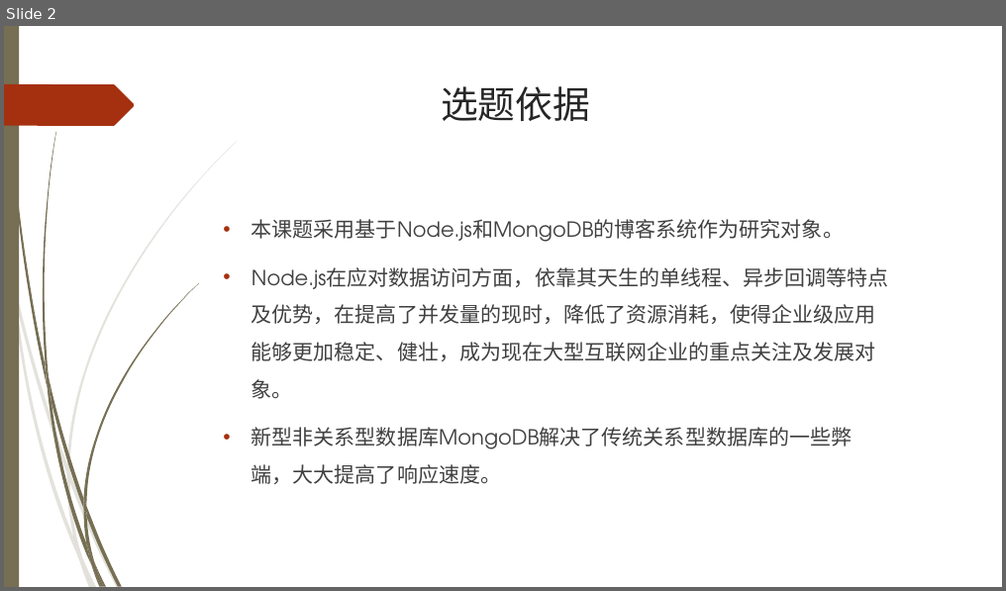
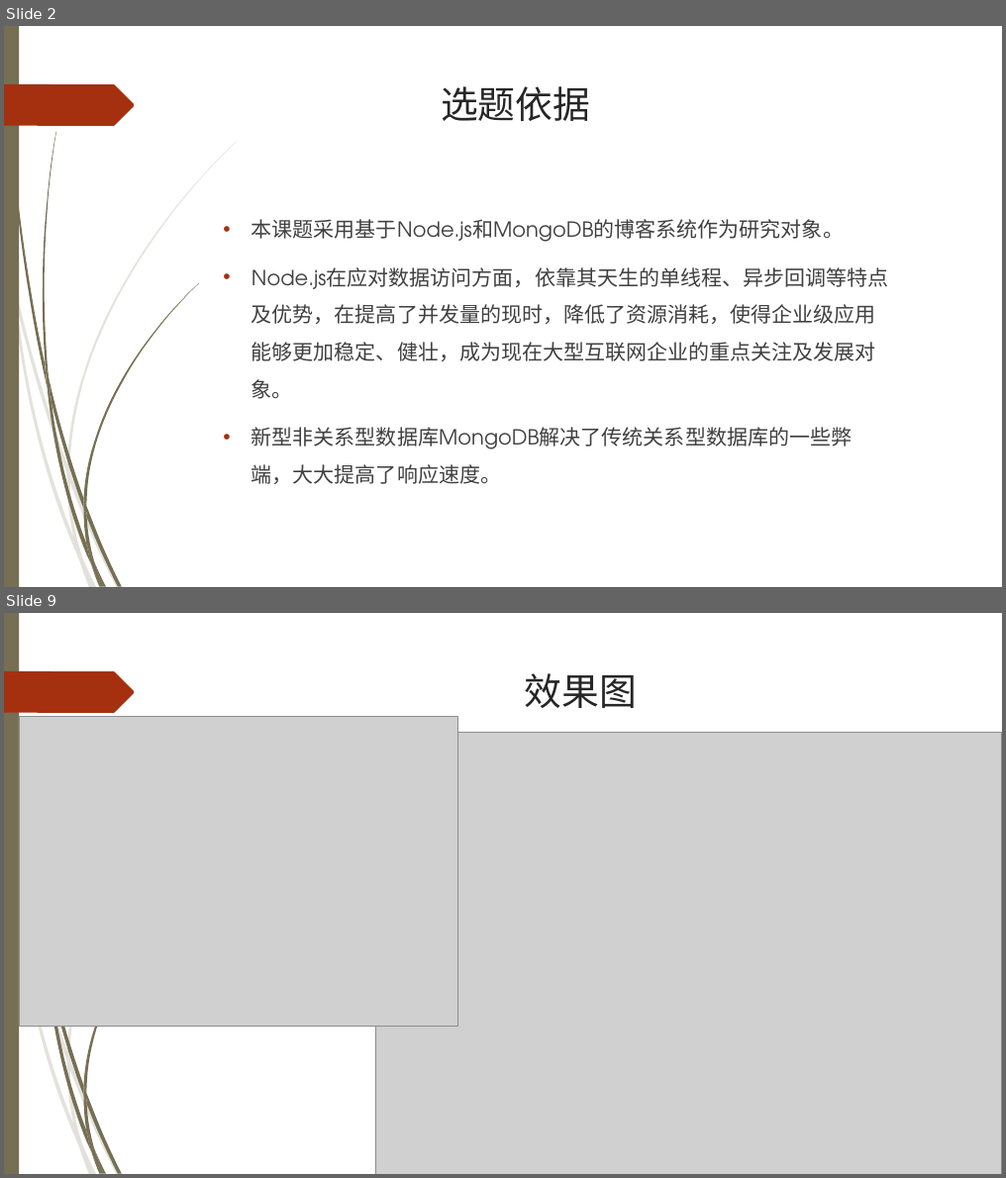
Before and after one commit to wyntau/meblog, a slide deck: doc/博客系统.ppt. Shown one above the other, each under a label of ours: slide 2 before the commit, slides 2 and 9 after it; the slides between them are not shown. The pictures are 1006x591 and 1006x1178 pixels, drawn with LibreOffice and Linux fonts; fonts in the diff are those of the drawing; grey boxes stand for pictures; background and template pictures are left out. Boxes give left, top, right and bottom in pixels: in the first picture for what was removed or moved away, otherwise in the second. Text is boxed around its words. In the diff, an @@ line names an element or a change of style, - is before the commit and + after.

```diff
--- a/doc/博客系统.ppt
+++ b/doc/博客系统.ppt
@@ slide 9 added at (4,613,1002,1174), background picture (left out); not listed: 22 template elements that a slide beside it also shows @@
@@ title added at (525,673,637,708), 36 pt, text #262626 @@
+效果图
@@ picture added at (19,716,457,1025) @@
@@ picture added at (375,732,1001,1174) @@
```
Also in this commit, not shown: 2 slides changed, 7 other slides added.
